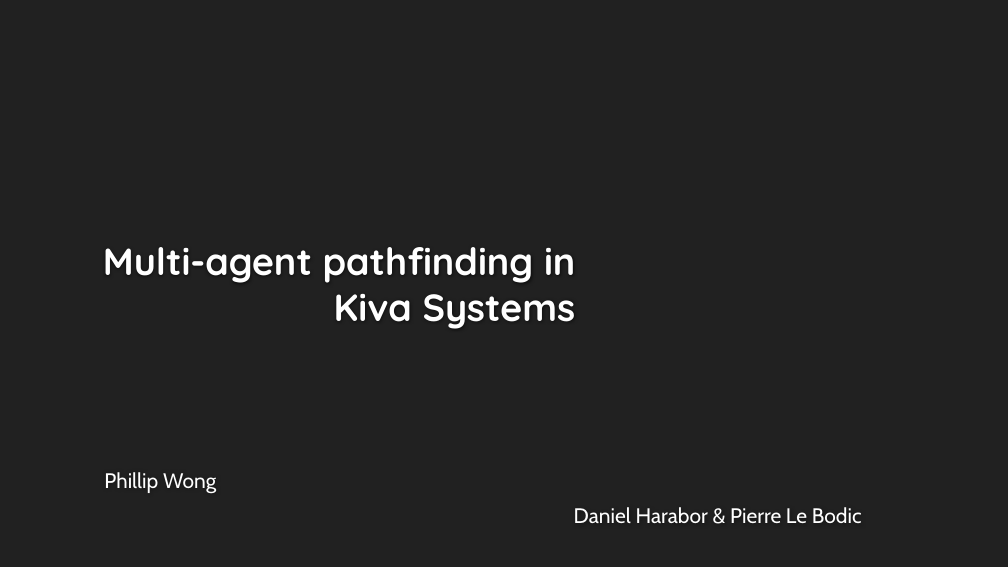
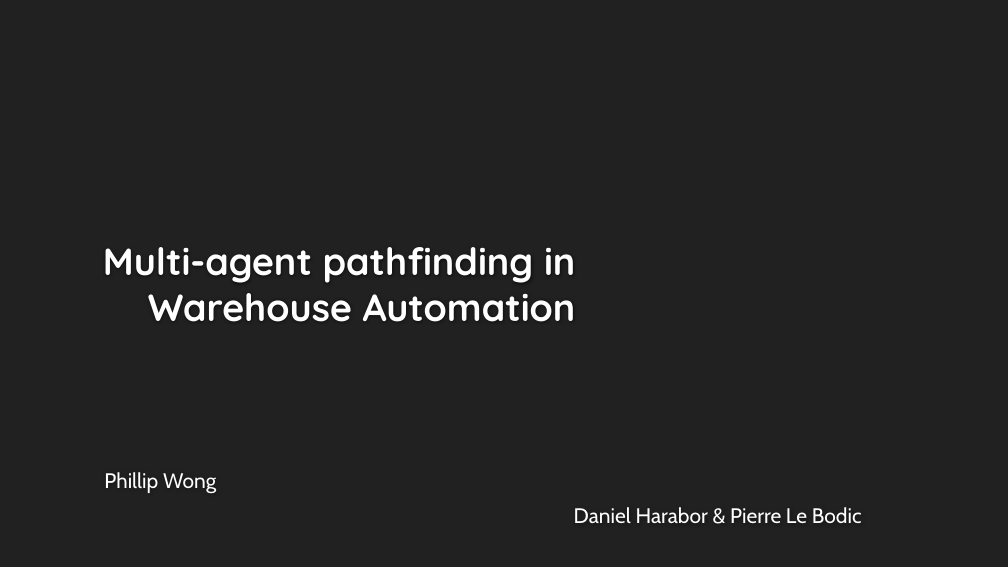
Before and after one commit to VikingDai/Honours-MAPF, a slide deck: slide 1 of Documents/Intermediate Presentation/Presentation Rev 3.pptx. Drawn at 1008x567 pixels with LibreOffice and Linux fonts; fonts in the diff are those of the drawing; background and template pictures are left out. Boxes give left, top, right and bottom in pixels: in the first picture for what was removed or moved away, otherwise in the second. Text is boxed around its words. In the diff, an @@ line names an element or a change of style, - is before the commit and + after.

```diff
--- a/Documents/Intermediate Presentation/Presentation Rev 3.pptx
+++ b/Documents/Intermediate Presentation/Presentation Rev 3.pptx
@@ title at (x1=103, y1=247, x2=576, y2=322): text changed @@
-Multi-agent pathfinding in Kiva Systems
+Multi-agent pathfinding in Warehouse Automation
```
Also in this commit, not shown: 30 other slides changed, 2 slides added, 14 slides removed.
